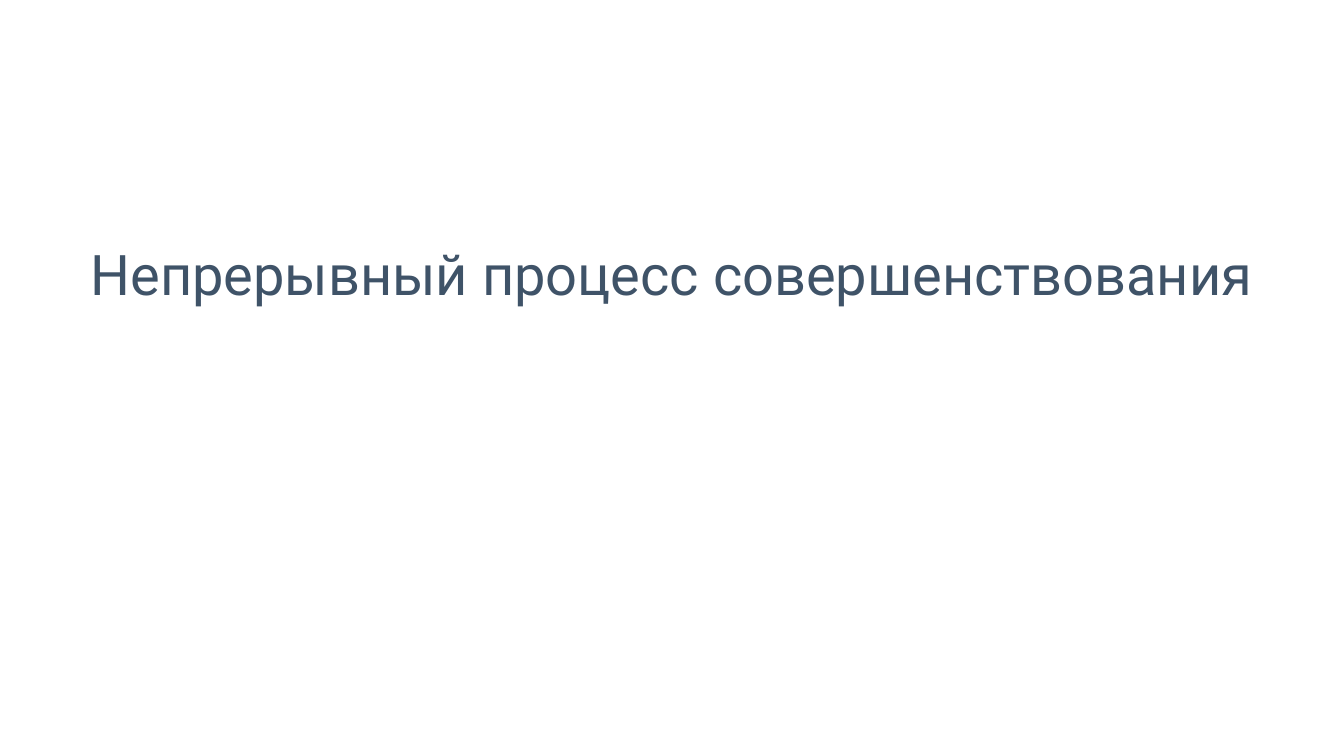
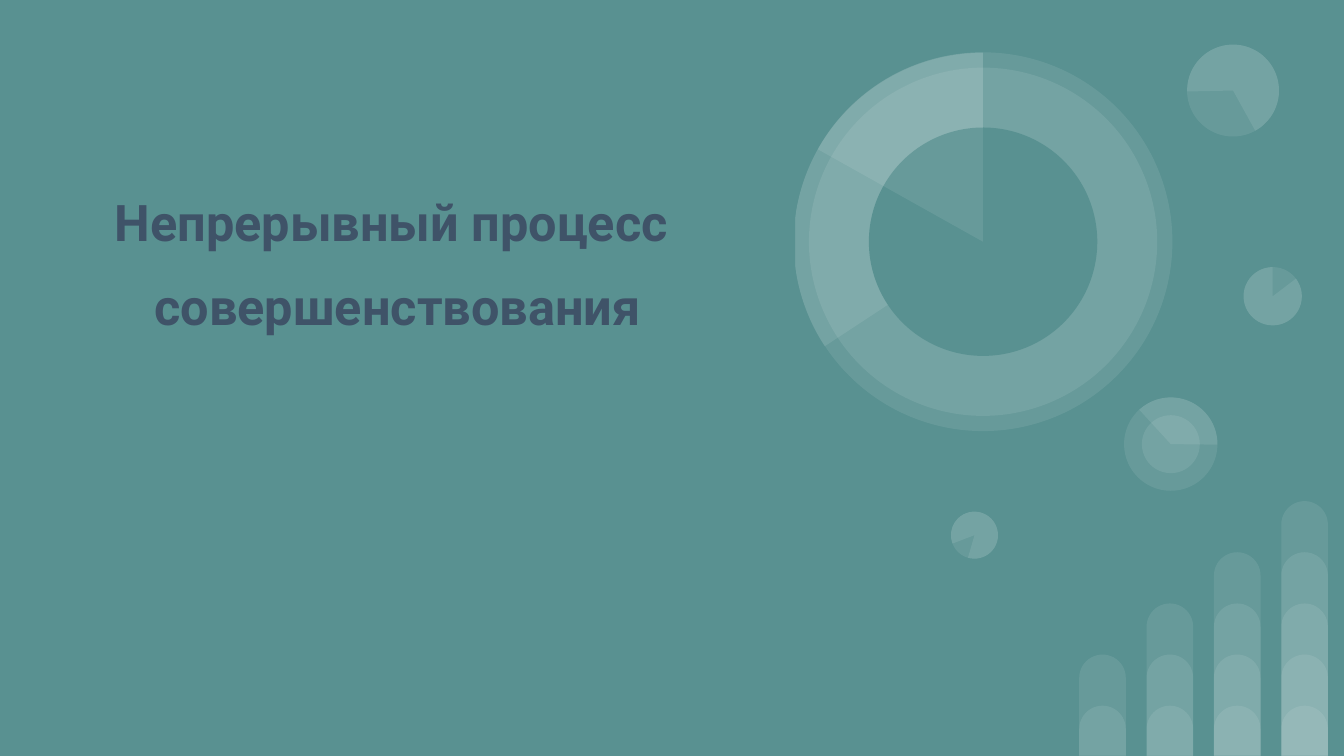
Before and after one commit to BlackStoneShadow/Business, a slide deck: slide 1 of Process/Lesson11/BPTotal.pptx. Drawn at 1344x756 pixels with LibreOffice and Linux fonts; fonts in the diff are those of the drawing. Boxes give left, top, right and bottom in pixels: in the first picture for what was removed or moved away, otherwise in the second. Text is boxed around its words. In the diff, an @@ line names an element or a change of style, - is before the commit and + after.

```diff
--- a/Process/Lesson11/BPTotal.pptx
+++ b/Process/Lesson11/BPTotal.pptx
@@ background #FFFFFF to #599191 @@
@@ title at [115, 204, 668, 335]: text changed; size 30 to 27 pt; bold on @@
-Непрерывный процесс совершенствования
+Непрерывный процесс
+совершенствования
@@ group added at [741, 0, 1301, 565]: 8 ellipses, 6 pie slice (boxed as its full ellipse)s @@
@@ group added at [1079, 501, 1328, 755]: 14 round same rects @@
```
Also in this commit, not shown: 5 other slides changed, 4 slides added.
